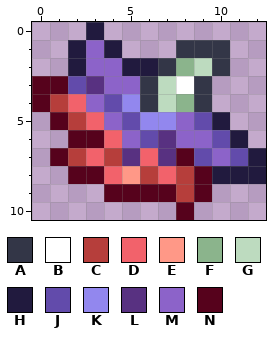
Two states of a pixel-art sprite, Content/Projectiles/SpookyHell/LeechWhipGore.png. That is the earlier state.
The file is 26x22 pixels, drawn in blocks of 2x2; one block is one cell here.
Palette (. is transparent): A #333647  B #ffffff  C #b63e3b  D #f2626b  E #ff9887  F #8bb48c  G #bddbbf  H #211a3e  J #624bab  K #9287ee  L #583181  M #8c63c9  N #56021c
Pixels before, first column x 0:
 0 ...H.........
 1 ..HMH...AAA..
 2 ..HMMHHAFGA..
 3 NNJLMMAGBA...
 4 NCDMJKAGFA...
 5 .NCDMJKKMJH..
 6 ..NNDMJLMMJH.
 7 .NCDCLDLNJMJH
 8 ..NNDECDCNHHH
 9 ....NNNNCN...
10 ........N....
After the commit:
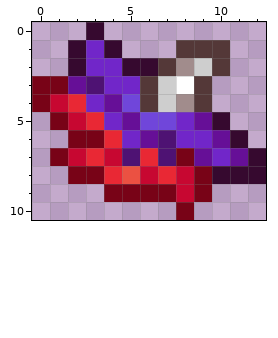
Change:
{"colour":"A","old":"#333647","new":"#543838"}
{"colour":"C","old":"#b63e3b","new":"#c70731"}
{"colour":"D","old":"#f2626b","new":"#e92834"}
{"colour":"E","old":"#ff9887","new":"#eb5142"}
{"colour":"F","old":"#8bb48c","new":"#a18c8c"}
{"colour":"G","old":"#bddbbf","new":"#cecece"}
{"colour":"H","old":"#211a3e","new":"#36092f"}
{"colour":"J","old":"#624bab","new":"#660f97"}
{"colour":"K","old":"#9287ee","new":"#7046da"}
{"colour":"L","old":"#583181","new":"#4e1273"}
{"colour":"M","old":"#8c63c9","new":"#7126c9"}
{"colour":"N","old":"#56021c","new":"#780317"}
{"label":"changed","picture_box":[32,22,266,220]}
